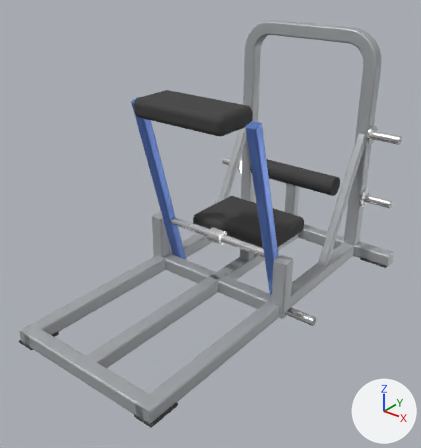
Before and after pictures for a commit that changed the glTF model catalogs/ludus/models/LD-A010/model.glb.
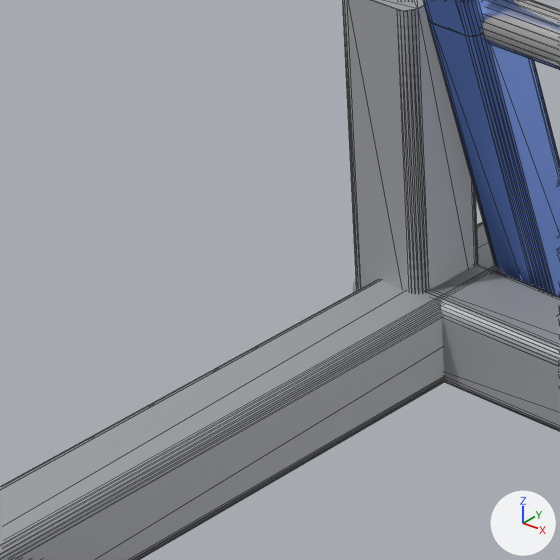
The first picture shows the older version from a camera (50 mm lens) standing at (1.79, -2.253, 1.915) and looking at (0.046, -0.072, 0.563). The close-ups show the older and then the newer version on the part from 25% to 43% of the width and 49% to 66% of the height of that picture. Only the edits that show in the close-ups are written down. Lighting does not change. The marker at lower right points along +X, +Y and +Z. The close-ups show mesh edges as thin lines. Where no turn or scale is listed for an object, it has been applied to the vertices.

The scene before the commit, as lines of its bpy script (objects in view):
```python
me_mesh_0 = bpy.data.meshes.new('Mesh_0')
me_mesh_0.from_pydata(...)  # 56 vertices, 108 faces; spans x -0.04..0.04, y -0.04..0.04, z -0.5..0.5
me_mesh_0.materials.append(mat_frame)  # grey #b4b7ba
me_mesh_5 = bpy.data.meshes.new('Mesh_5')
me_mesh_5.from_pydata(...)  # 52 vertices, 96 faces; spans x -0.5..0.5, y -0.5..0.5, z -0.5..0.5
me_mesh_5.materials.append(mat_chrome)  # white #eeeeee
me_mesh_6 = bpy.data.meshes.new('Mesh_6')
me_mesh_6.from_pydata(...)  # 56 vertices, 108 faces; spans x -0.03..0.03, y -0.03..0.03, z -0.5..0.5
me_mesh_6.materials.append(mat_accent)  # blue #6283ce
ob_lever_axle = bpy.data.objects.new('lever_axle', me_mesh_5)
ob_lever_axle.parent = ob_lever
ob_lever_axle.location = (0.0, 0.0, 0.0)
ob_lever_axle.rotation_euler = (-1.571, 0.0, -1.571)  # degrees (-90, 0, -90)
ob_lever_axle.scale = (0.045, 0.045, 0.72)
ob_lever_bar_001 = bpy.data.objects.new('lever_bar.001', me_mesh_6)
ob_lever_bar_001.parent = ob_lever
ob_lever_bar_001.location = (-0.36, -0.1, 0.375)
ob_lever_bar_001.rotation_euler = (-0.261, 0.0, 3.142)  # degrees (-15, 0, 180)
ob_lever_bar_001.scale = (1.0, 1.0, 0.776)
ob_mesh_0_007 = bpy.data.objects.new('Mesh_0.007', me_mesh_0)
ob_mesh_0_007.parent = ob_lever_support
ob_mesh_0_007.location = (0.0, -0.3, 0.04)
ob_mesh_0_007.rotation_euler = (-1.571, 0.0, -1.571)  # degrees (-90, 0, -90)
ob_mesh_0_007.scale = (1.0, 1.0, 0.87)
# also in view: 'Mesh_0' at (-0.41, -0.005, 0.13); 'Mesh_0.006' at (-0.435, 0.046, 0.28); 'lever_tail.001' at (-0.36, 0.097, 0.243)
```
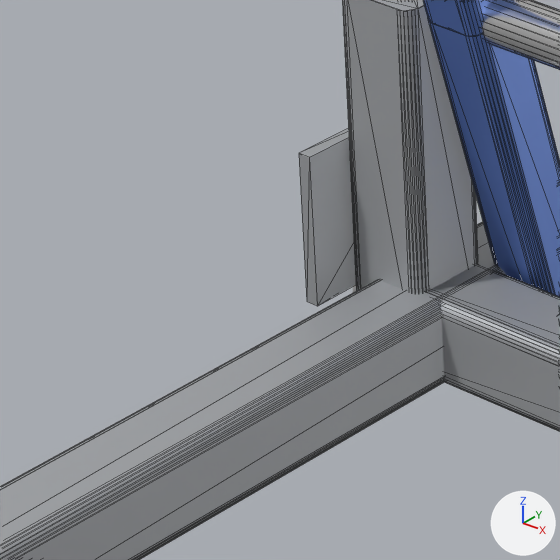
What the commit changed:
Mesh me_mesh_8_1 is new.
It is a box spanning x -0.5..0.5, y -0.5..0.5, z -0.5..0.5.
It uses material mat_frame (grey #b4b7ba).
Object 'gusset.001' (ob_gusset_001) is new; it shows me_mesh_8_1.
Its parent is ob_lever_support.
Its location is (-0.481, -0.3, 0.13).
Its scale is (0.012, 0.16, 0.14).

Where the change shows, as pixel boxes [x1, y1, x2, y2] in the close-ups (560 x 560 px):
'gusset.001', added
    after: [299, 128, 356, 306]
